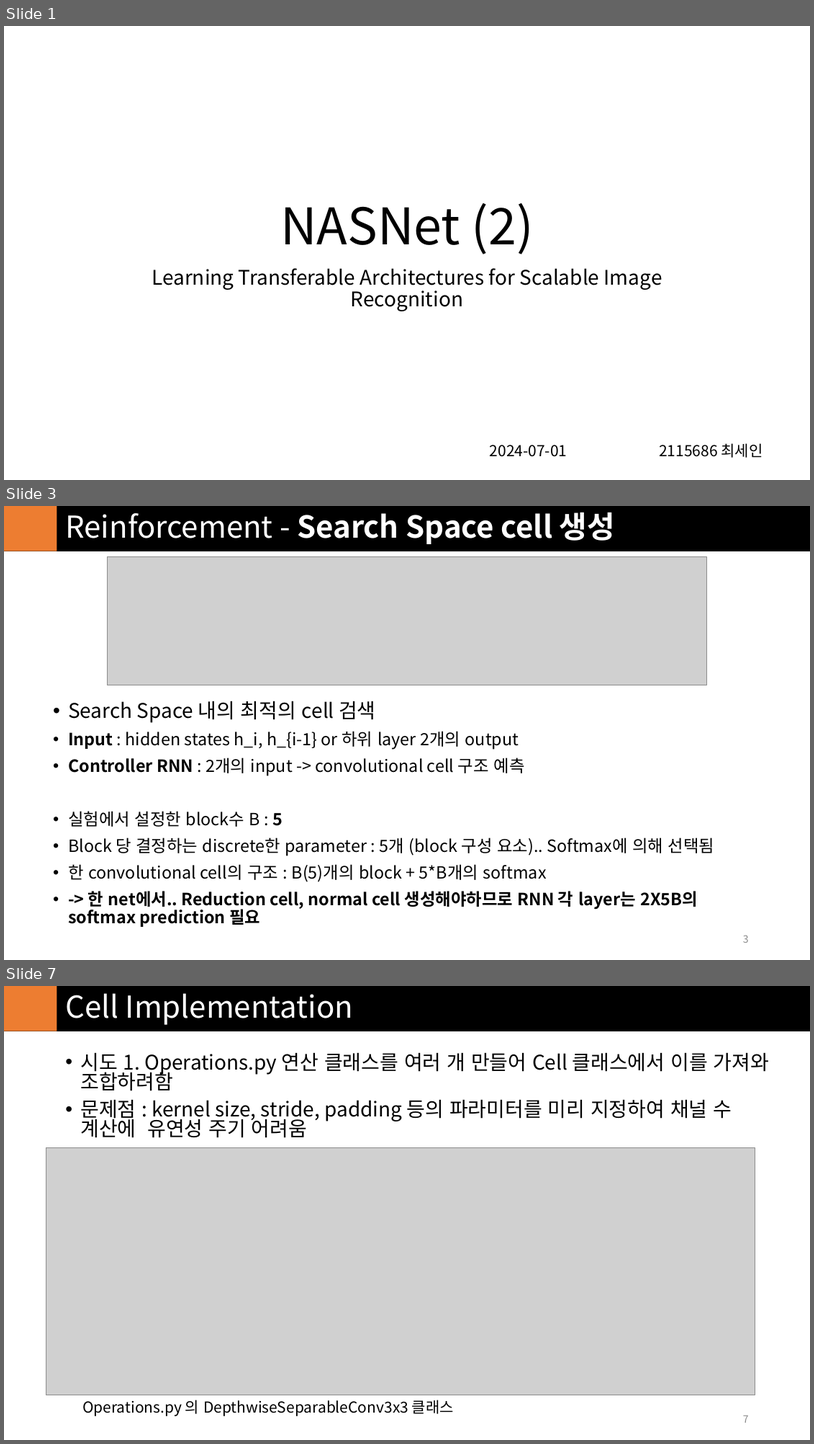
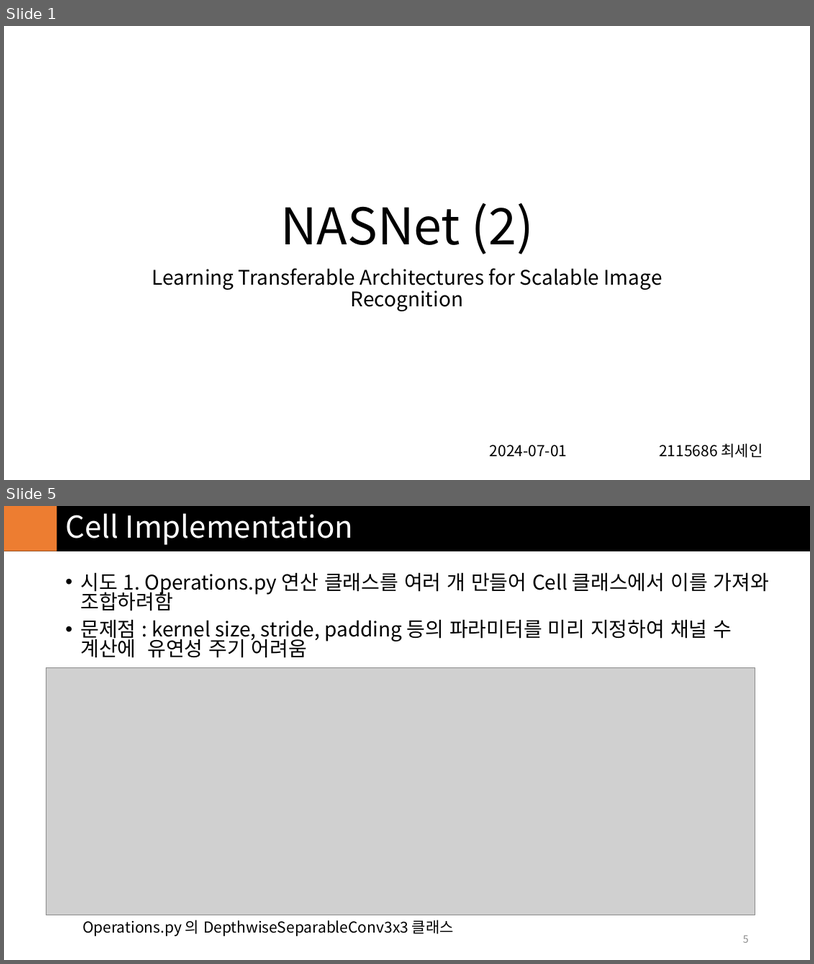
Before and after one commit to in3der/ivpl_Study_Model, a slide deck: NasNet/report/NASNet_2.pptx. Shown one above the other, each under a label of ours: slides 1, 3 and 7 before the commit, slides 1 and 5 after it; the slides between them are not shown. The pictures are 814x1444 and 814x964 pixels, drawn with LibreOffice and Linux fonts; fonts in the diff are those of the drawing; grey boxes stand for pictures. Boxes give left, top, right and bottom in pixels: in the first picture for what was removed or moved away, otherwise in the second. Text is boxed around its words. In the diff, an @@ line names an element or a change of style, - is before the commit and + after.

```diff
--- a/NasNet/report/NASNet_2.pptx
+++ b/NasNet/report/NASNet_2.pptx
@@ slide 3 removed at box(4, 506, 810, 960), background #FFFFFF; not listed: 2 template elements that a slide beside it also shows @@
@@ title removed at box(65, 512, 615, 544) @@
-Reinforcement - Search Space cell 생성
@@ picture removed at box(107, 557, 707, 685) @@
@@ text removed at box(68, 700, 715, 926) @@
-• Search Space 내의 최적의 cell 검색
-• Input : hidden states h_i, h_{i-1} or 하위 layer 2개의 output
-• Controller RNN : 2개의 input -> convolutional cell 구조 예측
-• 실험에서 설정한 block수 B : 5
-• Block 당 결정하는 discrete한 parameter : 5개 (block 구성 요소).. Softmax에 의해 선택됨
-• 한 convolutional cell의 구조 : B(5)개의 block + 5*B개의 softmax
-• -> 한 net에서.. Reduction cell, normal cell 생성해야하므로 RNN 각 layer는 2X5B의 softmax prediction 필요
@@ page number removed at box(743, 934, 749, 942) @@
-3
@@ what was slide 7 is now slide 5 @@
@@ page number at box(743, 935, 749, 942): text changed @@
-7
+5
```
Also in this commit, not shown: 5 slides changed, 1 slide added, 4 other slides removed, 2 other files.
